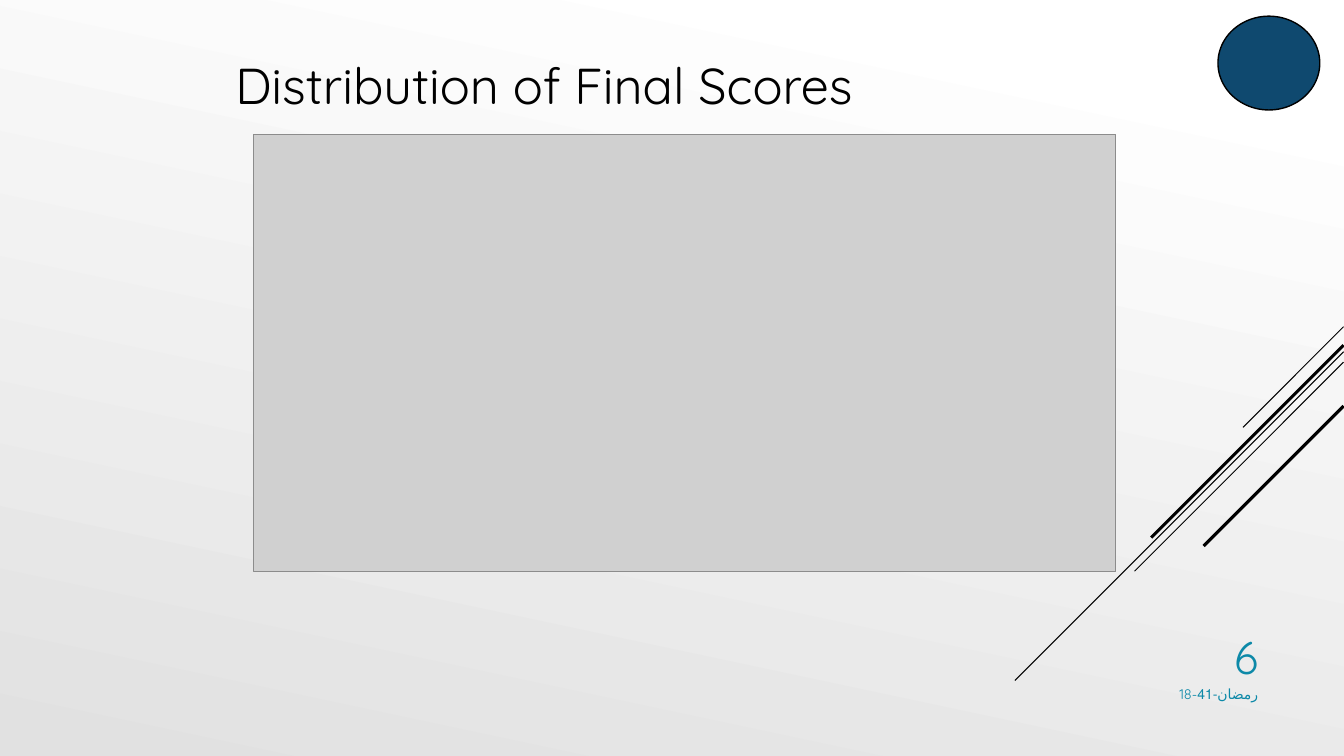
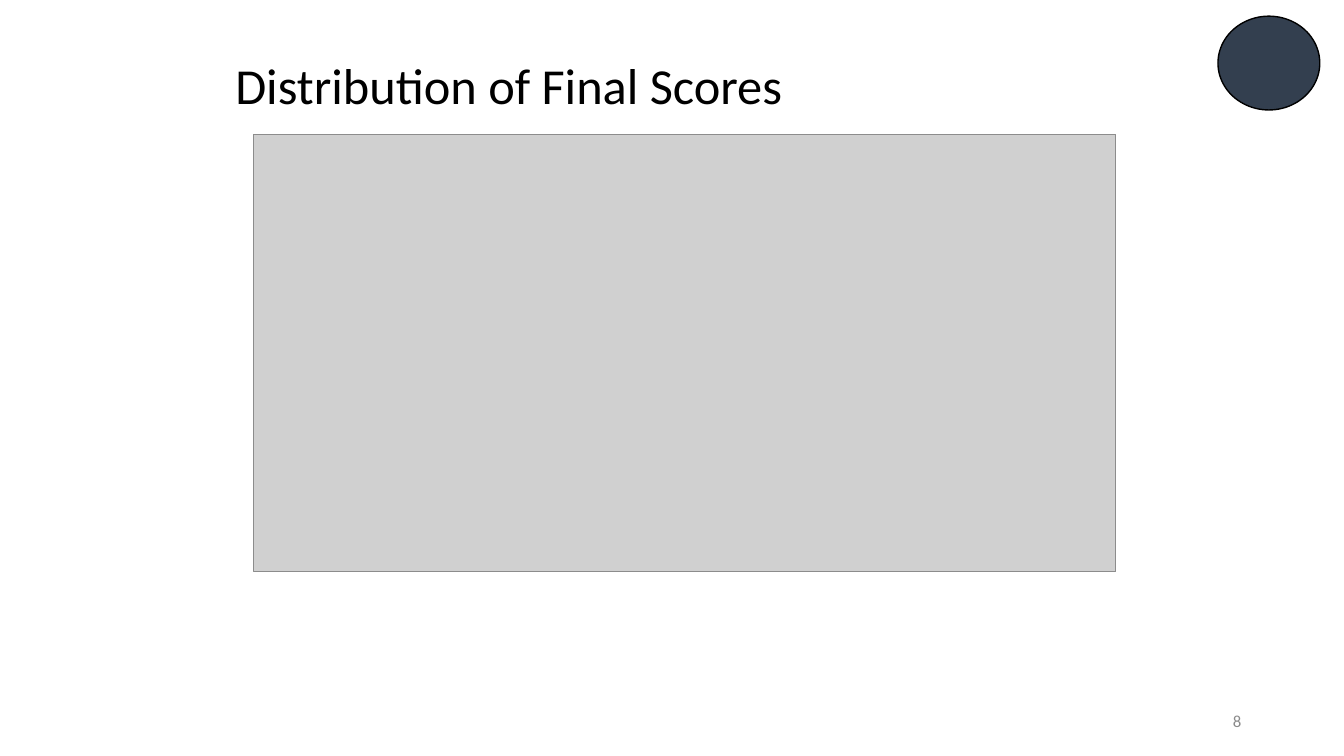
Before and after one commit to AdelAltuwaijri/StudentsPerformanceAnalysis, a slide deck: slide 8 of Student Performance Analysis Project.pptx (slide 6 before the commit). Drawn at 1344x756 pixels with LibreOffice and Linux fonts; fonts in the diff are those of the drawing; grey boxes stand for pictures. Boxes give left, top, right and bottom in pixels: in the first picture for what was removed or moved away, otherwise in the second. Text is boxed around its words. In the diff, an @@ line names an element or a change of style, - is before the commit and + after.

```diff
--- a/Student Performance Analysis Project.pptx
+++ b/Student Performance Analysis Project.pptx
@@ background gradient #FFFFFF to #E1E1E1 to #FFFFFF @@
@@ ellipse at <box>1218,16,1320,110</box>: fill #0F496F to #333F50 @@
@@ text "Distribution of Final Scores" at <box>235,69,782,105</box>: font Quicksand to Calibri @@
@@ group removed at <box>1015,327,1344,681</box>: 5 lines @@
@@ page number removed at <box>1234,641,1258,675</box> @@
-6
@@ text removed at <box>1179,688,1258,703</box> @@
-18-رمضان-41
@@ page number added at <box>1233,715,1241,727</box>, 12 pt, text #8C8C8C @@
+8
```
Also in this commit, not shown: 12 other slides changed, 7 slides added, 1 slide removed, 7 other files.
